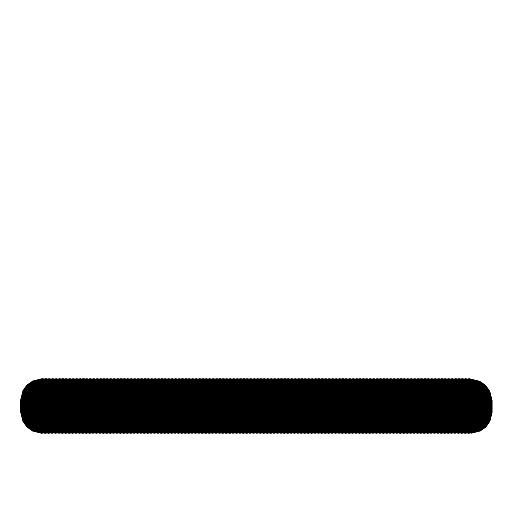
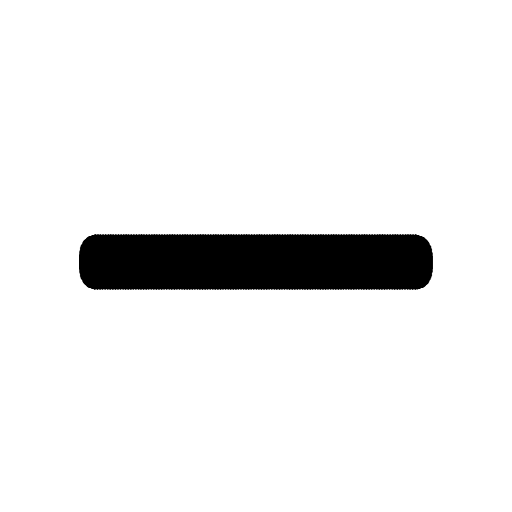
Before/after of a (512, 512) layered artwork. What changed in the layer stack:
painted on "Shape 1" over [20, 234, 493, 434]
